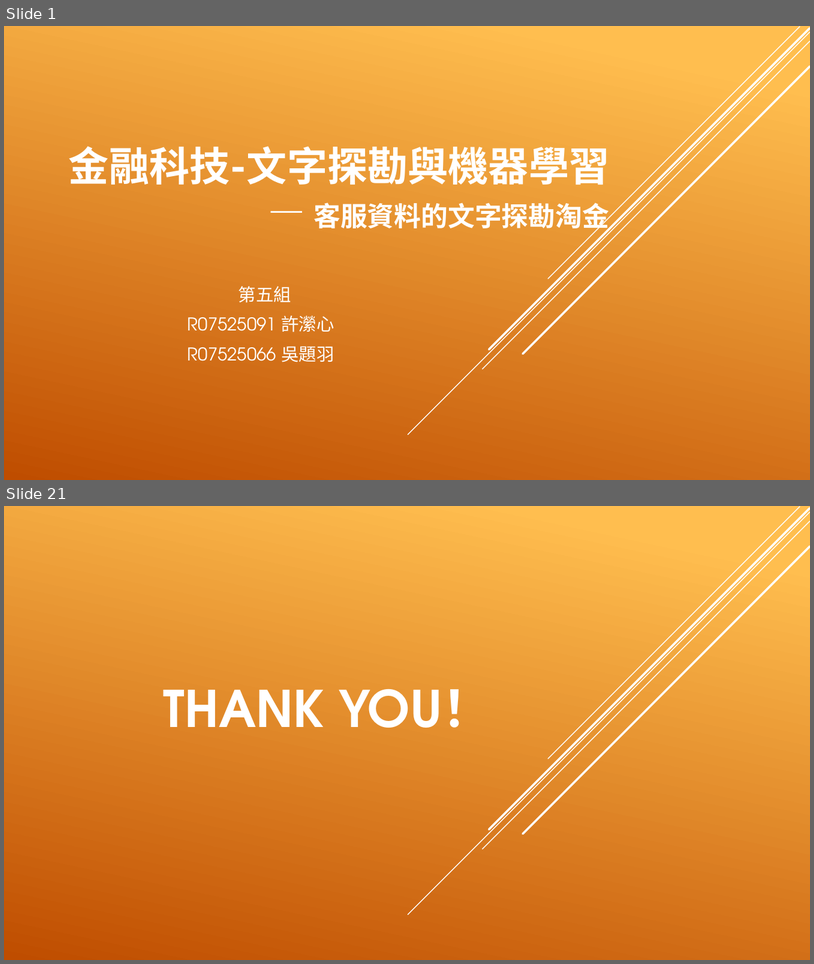
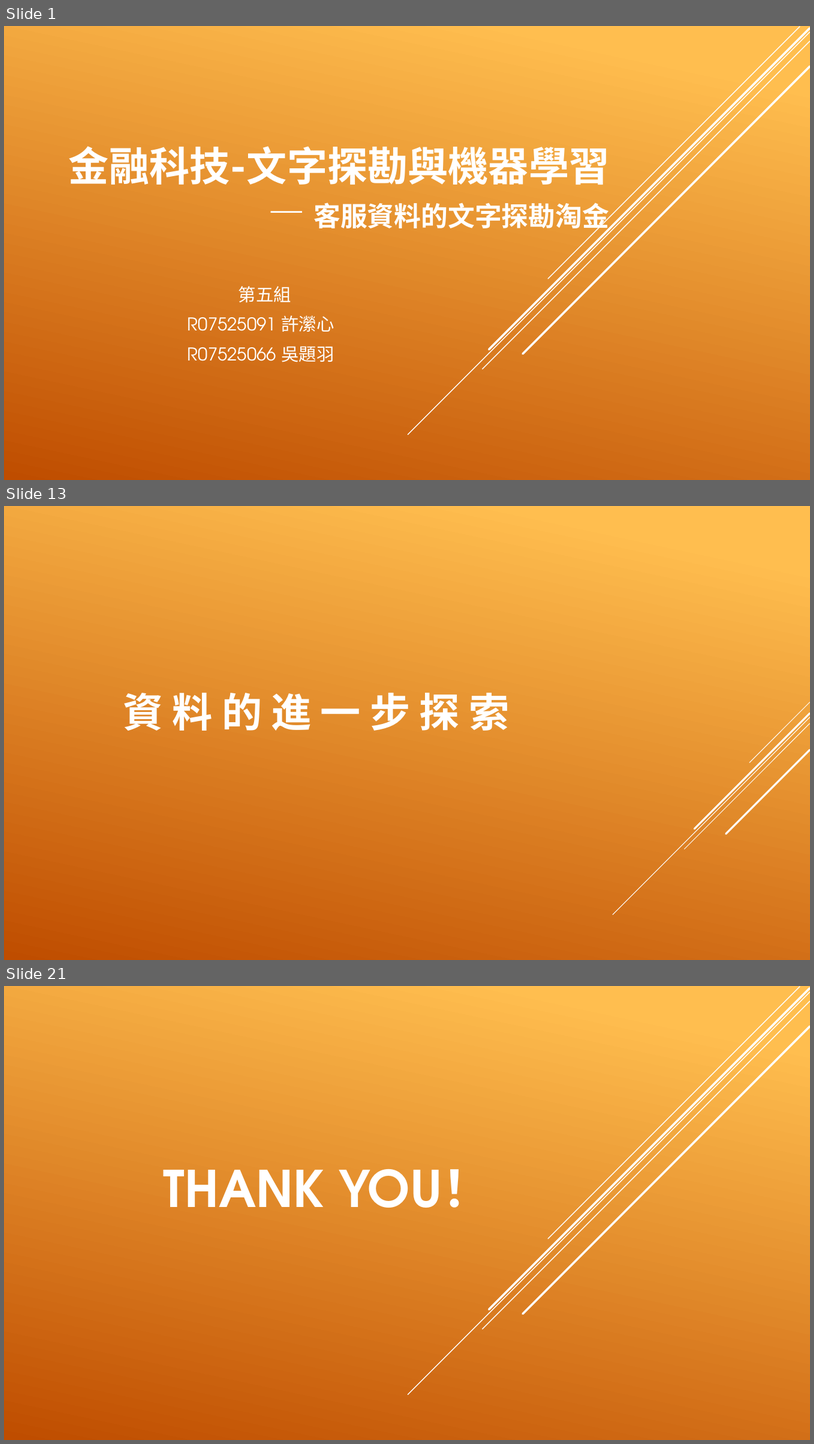
Before and after one commit to EvaXunHsu/Fintech-Course, a slide deck: Final/金融科技-文字探勘與機器學習.pptx. Shown one above the other, each under a label of ours: slides 1 and 21 before the commit, slides 1, 13 and 21 after it; the slides between them are not shown. The pictures are 814x964 and 814x1444 pixels, drawn with LibreOffice and Linux fonts; fonts in the diff are those of the drawing. Boxes give left, top, right and bottom in pixels: in the first picture for what was removed or moved away, otherwise in the second. Text is boxed around its words. In the diff, an @@ line names an element or a change of style, - is before the commit and + after.

```diff
--- a/Final/金融科技-文字探勘與機器學習.pptx
+++ b/Final/金融科技-文字探勘與機器學習.pptx
@@ slide 13 added at [4, 506, 810, 960], background gradient #FFBF50 to #C04D00 @@
@@ title added at [123, 693, 509, 730], 48 pt, text #FFFFFF, bold @@
+資 料 的 進 一 步 探 索
@@ group added at [613, 702, 810, 915]: 5 lines @@
```
Also in this commit, not shown: 16 slides changed, 2 other slides added, 3 slides removed, 24 other files.
